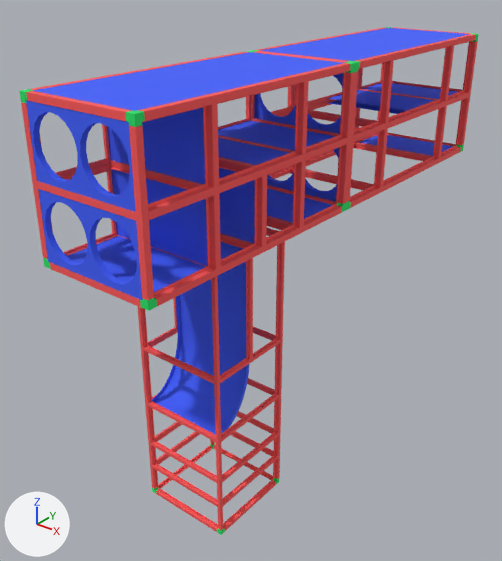
A saved change to the FBX model models/fbx/ustanovka/rama.FBX.
The view is the same before and after, from a 50 mm camera at (3.22, -4.63, 2.36) aimed at (-0.28, -0.26, -0.36). Arrows for +X, +Y and +Z are at lower left; the lights stay in place. Where no turn or scale is listed for an object, it has been applied to the vertices.

The scene before the commit, as lines of its bpy script (objects in view):
```python
me_mesh = bpy.data.meshes.new('Mesh')
me_mesh.from_pydata(...)  # 7702 vertices, 14064 faces; spans x -0.5..0.5, y -2.19..2.3, z -1.99..1.56
# faces by material slot: [10936, 2256, 872]
me_mesh.materials.append(mat_17___default)  # red #ff5858
me_mesh.materials.append(mat_17___default_001)  # green #22e669
me_mesh.materials.append(mat_material__5690)  # blue #3d5fff
ob_rama1 = bpy.data.objects.new('rama1', me_mesh)
ob_rama1.location = (0.0, 0.0, 0.0)
```
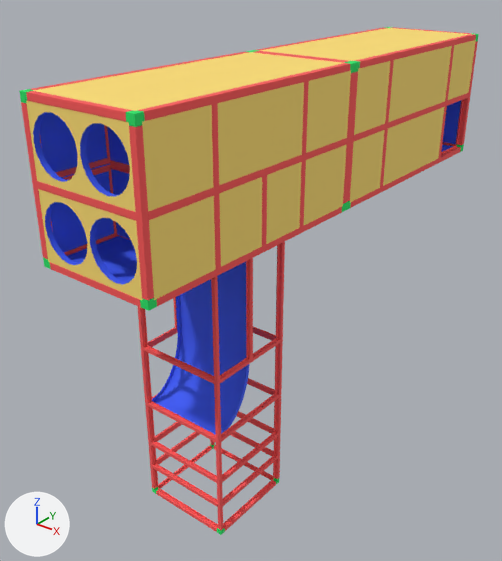
Boxes [x1, y1, x2, y2] around the edits, measured in the pictures (502 x 561 px):
'rama2', added (yellow)
    after: [33, 28, 476, 300]
    faces in mat_material__5690_001 (yellow #ffdf73): [33, 28, 476, 300]
    faces in mat_material__5690 (blue #3d5fff): [40, 101, 461, 253]
part 1 of me_mesh, deleted (blue)
    before: [33, 28, 470, 202]
part 2 of me_mesh, built on
    before: [327, 83, 457, 156]
    after: [441, 144, 453, 152]
part 3 of me_mesh, recoloured (blue to yellow)
    both: [26, 100, 142, 300]

The change, as a list of edits to the scene's bpy script:
```text
Add mat_material__5690_001:
    mat_material__5690_001 = principled_material('Material #5690.001')
    mat_material__5690_001.base_color = (1.0, 0.737, 0.173)  # yellow #ffdf73
    mat_material__5690_001.roughness = 0.859
Change me_mesh:
    used by ob_rama1; location = (0.0, 0.0, 0.0)
    remove me_mesh.from_pydata(...)  # 7702 vertices, 14064 faces; spans x -0.5..0.5, y -2.19..2.3, z -1.99..1.56
    add me_mesh.from_pydata(...)  # 7486 vertices, 13684 faces; spans x -0.5..0.5, y -2.19..2.3, z -1.99..1.56
    me_mesh part 1: 6 loose pieces with 224 vertices, spanning x -0.46..0.46, y -2.16..2.26, z 0.46..1.56, are deleted
    me_mesh part 2
    4 vertices are removed from x -0.46..0.46, y 1.75, z 0.41..0.46
    4 faces are deleted
    4 vertices in x -0.45..0.45, y 1.13, z 0.97..1.01 move by (0.0, 0.62, 0.0)
    12 vertices are added at x -0.46..0.46, y 0.04..0.55, z 0.41..1.01
    2 new faces join them, mat_material__5690_001 (yellow #ffdf73)
    6 new faces join them, mat_material__5690 (blue #3d5fff)
    me_mesh part 3: 112 faces spanning x -0.46..0.46, y -2.19..-0.04, z 0.41..1.52 switch from mat_material__5690 (blue #3d5fff) to mat_material__5690_001 (yellow #ffdf73)
Add me_mesh_001:
    me_mesh_001.from_pydata(...)  # 60 vertices, 32 faces; spans x -1.0..0.0, y -2.21..2.25, z -0.53..0.58
    # faces by material slot: [16, 16]
    me_mesh_001.materials.append(mat_material__5690)  # blue #3d5fff
    me_mesh_001.materials.append(mat_material__5690_001)  # yellow #ffdf73
Add ob_rama2:
    ob_rama2 = bpy.data.objects.new('rama2', me_mesh_001)
    ob_rama2.location = (0.498, 0.052, 0.986)
```
